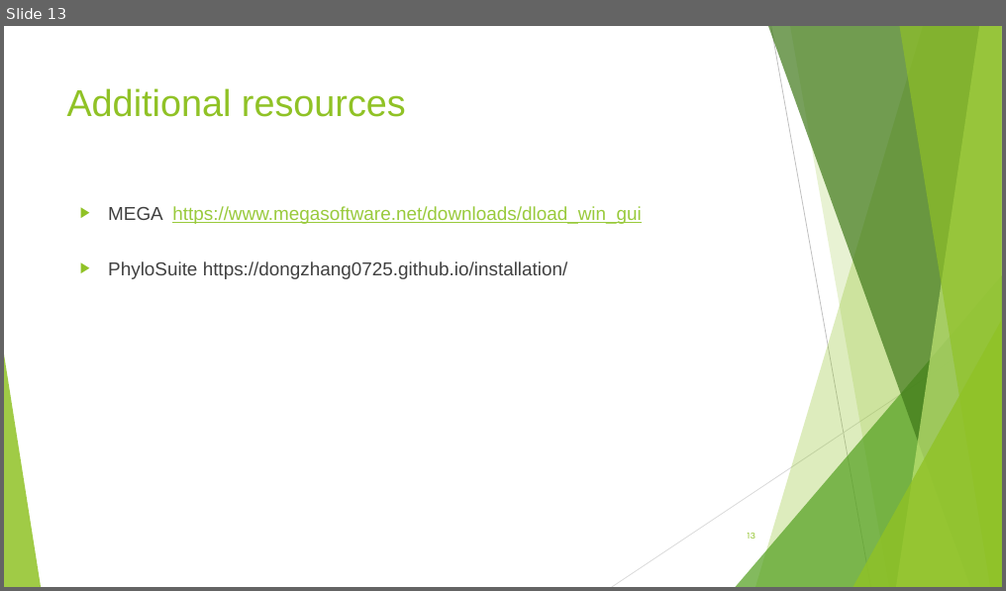
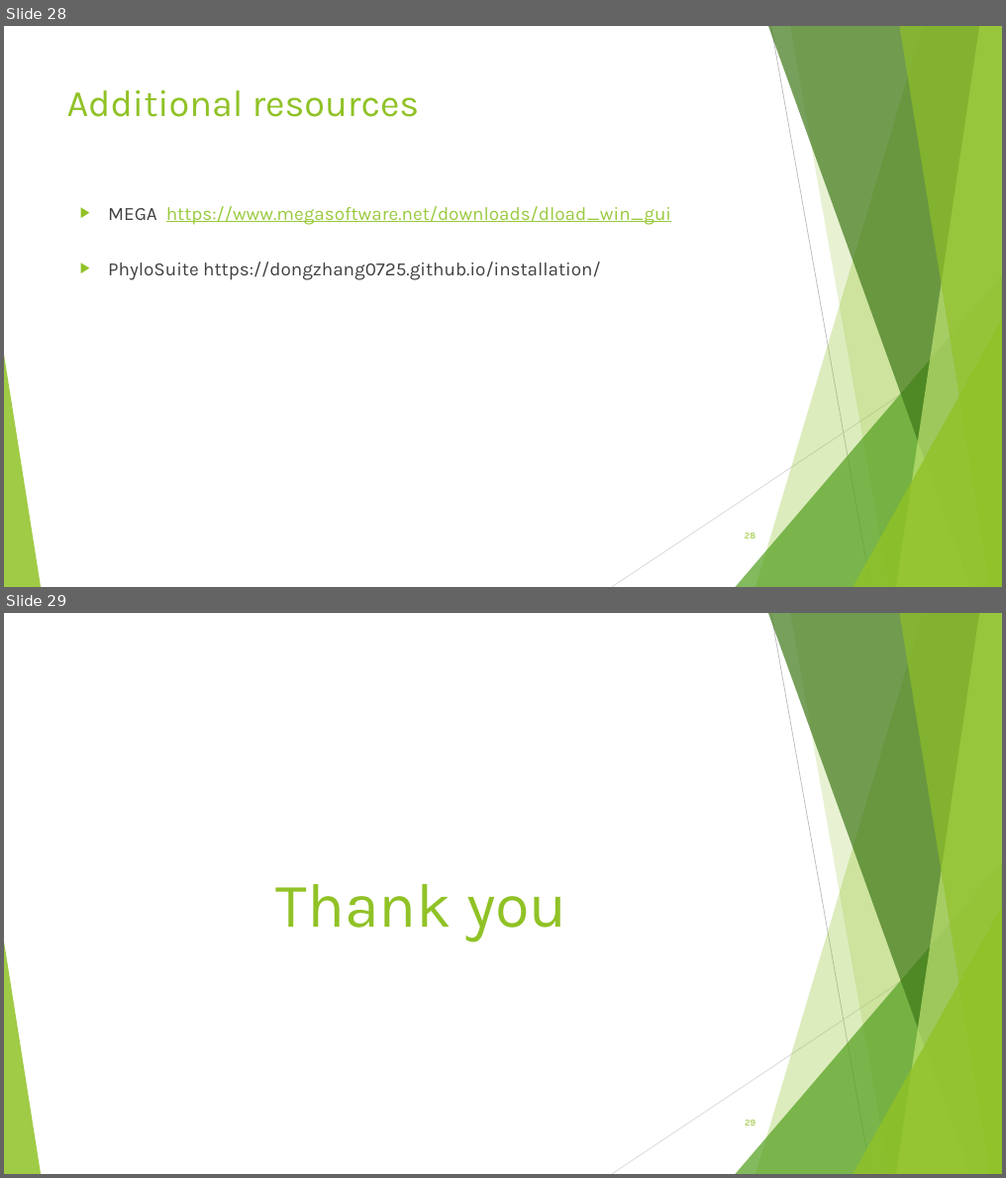
Before and after one commit to Yedomon/GBioS_Training_Genomics_Plant_Breeding_2024, a slide deck: Section04/004.pptx. Shown one above the other, each under a label of ours: slide 13 before the commit, slides 28 and 29 after it. The pictures are 1006x591 and 1006x1178 pixels, drawn with LibreOffice and Linux fonts; fonts in the diff are those of the drawing. Boxes give left, top, right and bottom in pixels: in the first picture for what was removed or moved away, otherwise in the second. Text is boxed around its words. In the diff, an @@ line names an element or a change of style, - is before the commit and + after.

```diff
--- a/Section04/004.pptx
+++ b/Section04/004.pptx
@@ slide 29 added at (x1=4, y1=613, x2=1002, y2=1174), background #FFFFFF; not listed: 10 template elements that a slide beside it also shows @@
@@ title added at (x1=276, y1=884, x2=567, y2=943), 60 pt, text #90C226 @@
+Thank you
@@ page number added at (x1=745, y1=1120, x2=755, y2=1126), 9 pt, text #90C226 @@
+29
@@ what was slide 13 is now slide 28 @@
@@ slide 28 changed as well @@
@@ title "Additional resources" at (x1=67, y1=90, x2=420, y2=117): font Arial to Karla @@
@@ text "MEGA https://www.megasoftware.net/downloads/dload_win_gui" at (x1=108, y1=206, x2=671, y2=280): font Arial to Karla @@
@@ page number at (x1=745, y1=533, x2=755, y2=539): text changed @@
-13
+28
```
Also in this commit, not shown: 12 other slides changed, 15 other slides added.
